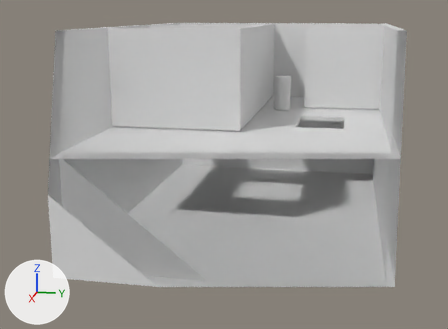
The Blender file .blender_models/house.blend as it was, and as the next commit left it.
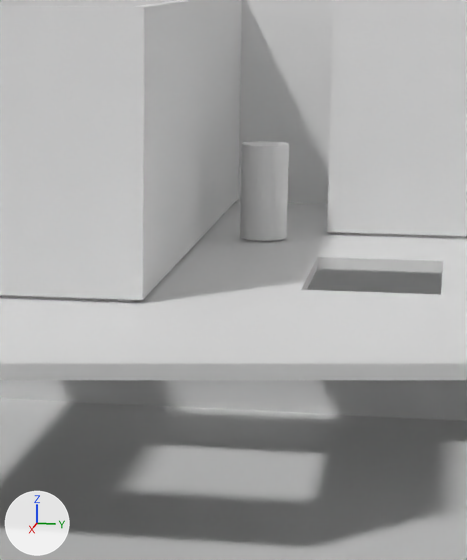
There are two pictures of each version: one whole from a 50 mm camera at (68.2, 10.1, 6.9) aimed at (1.7, -3.2, -9.7), one close up on the part from 42% to 79% of the width and 8% to 67% of the height. The axes (+X, +Y, +Z) are drawn at lower left. The lights are the same throughout. The last two pictures show the newer version. Everything nearer to the camera than a plane just in front of the edit is cut away.

Script lines for the objects in view, before the commit:
```python
me_cube_002 = bpy.data.meshes.new('Cube.002')
me_cube_002.from_pydata(...)  # 17 vertices, 12 faces; spans x -1.0..1.0, y -1.0..1.0, z -1.0..1.0
# before: 2 (-1.0, 1.0, -1.0) at pixel (200, 239), 3 (-1.0, 1.0, 1.0), 4 (1.0, -1.0, -1.0), 6 (1.0, 1.0, -1.0) at pixel (142, 300), 7 (1.0, 1.0, 1.0) at pixel (144, 7)
# before: 8 (-0.93, 0.93, 1.0), 9 (-0.93, 0.93, -1.0), 10 (0.93, 0.93, 1.0) at pixel (132, 6), 11 (0.93, 0.93, -1.0), 13 (0.93, -0.93, -1.0)
# before: 14 (-0.93, 0.59, -1.0)
me_cube_003 = bpy.data.meshes.new('Cube.003')
me_cube_003.from_pydata(...)  # 17 vertices, 12 faces; spans x -1.0..1.0, y -1.0..1.0, z -1.0..1.0
me_cylinder = bpy.data.meshes.new('Cylinder')
me_cylinder.from_pydata(...)  # a 32-sided cylinder along z spanning x -1.0..1.0, y -1.0..1.0, z -1.0..1.0
ob_cube_002 = bpy.data.objects.new('Cube.002', me_cube_002)
ob_cube_002.location = (0.47, -7.56, 0.28)
ob_cube_002.scale = (7.13, 7.15, 5.0)
ob_cube_003 = bpy.data.objects.new('Cube.003', me_cube_003)
ob_cube_003.location = (-15.07, 9.53, 0.28)
ob_cube_003.scale = (5.32, 4.8, 5.0)
ob_cylinder = bpy.data.objects.new('Cylinder', me_cylinder)
ob_cylinder.location = (-8.08, 2.13, -2.77)
ob_cylinder.scale = (1.0, 1.0, 2.0)
# also in view: 'Cube.001' at (-13.8, -7.6, 0.3); 'Cube' at (0.0, 0.0, 0.0); 'Cube.004' at (0.0, 0.0, -10.7)
```
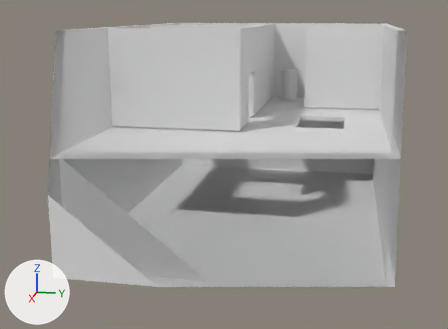
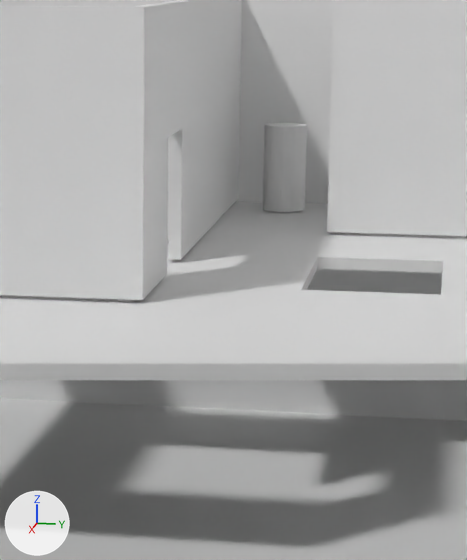
Commit message: Cut a doorway into the second bedroom

Changed parts and their boxes [x1, y1, x2, y2] in the close-ups (467 x 560 px):
```json
{"object": "Cylinder", "change": "moved", "before": [240, 141, 289, 241], "after": [263, 123, 307, 212]}
{"part": 1, "of": "me_cube_002", "change": "cut back", "before": [143, 0, 203, 299], "after": [143, 0, 203, 299]}
```

Edits to the scene script, one JSON object a line:
```json
{"block": "me_cube_002", "where": "# used by ob_cube_002; location = (0.47, -7.56, 0.28); scale = (7.13, 7.15, 5.0)"}
{"block": "me_cube_002", "where": "# verts and faces of me_cube_002; kept vertices keep their numbers, new ones are numbered from 17"}
{"op": "remove", "block": "me_cube_002", "code": "me_cube_002.from_pydata(...)  # 17 vertices, 12 faces; spans x -1.0..1.0, y -1.0..1.0, z -1.0..1.0"}
{"op": "add", "block": "me_cube_002", "code": "me_cube_002.from_pydata(...)  # 25 vertices, 16 faces; spans x -1.0..1.0, y -1.0..1.0, z -1.0..1.0"}
{"block": "me_cube_002", "change": "me_cube_002 part 1"}
{"op": "add", "block": "me_cube_002", "code": "delete_faces([(2, 3, 7, 6), (2, 6, 4, 13, 11, 9, 14), (8, 9, 11, 10)])"}
{"op": "add", "block": "me_cube_002", "code": "verts[17] = (-0.24, 0.93, -1.0)  # pixel (168, 259)"}
{"op": "add", "block": "me_cube_002", "code": "verts[18] = (-0.24, 0.93, 0.03)"}
{"op": "add", "block": "me_cube_002", "code": "verts[19] = (0.24, 0.93, 0.03)"}
{"op": "add", "block": "me_cube_002", "code": "verts[20] = (0.24, 0.93, -1.0)"}
{"op": "add", "block": "me_cube_002", "code": "for new, old in zip([*range(21, 25)], [*range(17, 21)]): verts[new] = verts[old] + (0.0, 0.07, 0.0)"}
{"op": "add", "block": "me_cube_002", "code": "faces += [(2, 3, 7, 6, 24, 23, 22, 21), (2, 21, 17, 9, 14), (8, 9, 17, 18, 19, 20, 11, 10), (17, 21, 22, 18), (19, 23, 24, 20), (18, 22, 23, 19)]"}
{"op": "add", "block": "me_cube_002", "code": "faces += [(4, 13, 11, 20, 24, 6)]"}
{"op": "set", "path": "ob_cylinder.location", "old": "(-8.08, 2.13, -2.77)", "new": "(-17.15, 2.13, -2.77)"}
```
